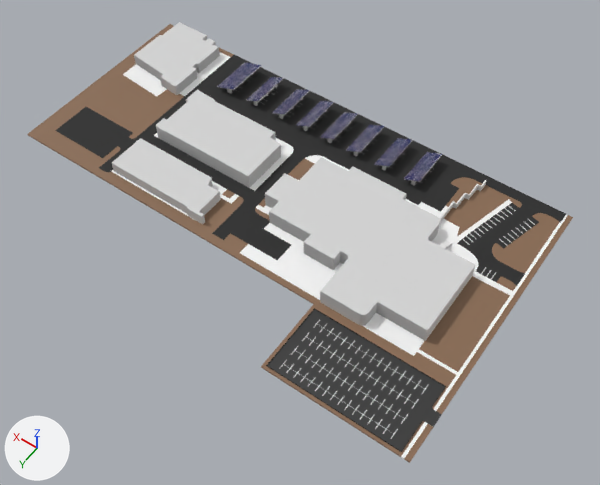
One commit to the glTF model public/models/thebuilding.glb: the scene before it, then after it.
Both versions are drawn from a camera (50 mm lens) standing at (-11.61, 15.99, 21.62) and looking at (-1.44, 1.76, -0.75). The lights are fixed; the arrows at lower left show +X, +Y and +Z. Where no turn or scale is listed for an object, it has been applied to the vertices. Vertices at the same position are counted once.

The first picture shows 'B1', 'B2', 'B3', 'B4', 'gravel', 'parking', 'sidewalk', 'solarpanel', 'wall'.
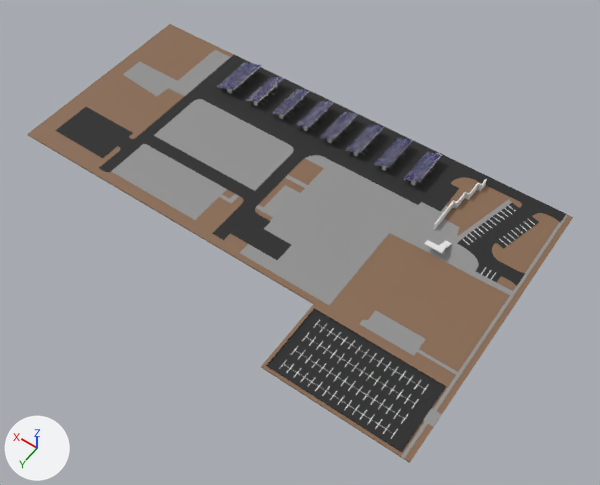
Boxes [x1, y1, x2, y2] around the edits, measured in the pictures (600 x 485 px):
'sidewalk', recoloured
    both: [111, 50, 568, 459]
'B1', deleted
    before: [265, 157, 475, 341]
'B2', deleted
    before: [156, 89, 281, 188]
'B3', deleted
    before: [112, 138, 221, 224]
'B4', deleted
    before: [134, 22, 220, 95]
'wall', moved
    before: [439, 180, 487, 223]
    after: [433, 179, 487, 230]
part 1 of me_cube_001, built on
    before: [154, 133, 331, 201]
    after: [139, 102, 331, 201]
part 2 of me_cube_001, recoloured (white to grey)
    before: [111, 52, 568, 459]
    after: [111, 50, 568, 459]
part 3 of me_cube_001, recoloured (grey to black)
    both: [267, 310, 445, 451]

The change in detail:
Material 'Material.007' (mat_material_007) changes colour from black #313131 to grey #909090; in linear values from (0.0308, 0.0308, 0.0308) to (0.281, 0.281, 0.281).
me_cube_001 is used by ob_sidewalk; location (-6.83, 0.0, 0.0).
me_cube_001 had 246 vertices, 488 faces and spanned x -1.8..15.5, y -4.0..6.7, z 0.0.
me_cube_001 now has 254 vertices, 502 faces and spans x -1.8..15.5, y -4.0..6.7, z 0.0.
Part 1, on me_cube_001:
2 vertices are removed from x 7.4..8.5, y 1.6..1.7, z 0.0.
17 faces are deleted.
5 vertices in x 7.9..8.5, y 1.7, z 0.0 move by (0.0, 0.1, 0.0).
4 vertices in x 7.4, y -1.5..-0.9, z 0.0 move by (0.1, 0.0, 0.0).
1 vertex moves from x 7.4, y 1.6, z 0.0 to x 7.5, y 1.4, z 0.0.
10 vertices are added at x 7.5..12.5, y 1.4..1.8, z 0.0.
31 new faces join them, mat_material_007 (grey #919191).
me_cube_001 part 2: 395 faces spanning x -1.8..15.5, y -4.0..6.7, z 0.0 switch from mat_material_002 (white #ffffff) to mat_material_007 (grey #919191).
me_cube_001 part 3: 14 faces spanning x -1.5..3.1, y 4.1..6.6, z 0.0 switch from mat_material_007 (black #313131) to mat_material_001 (black #252525).
Object 'B2' (ob_b2) is deleted.
Object 'B3' (ob_b3) is deleted.
Object 'B4' (ob_b4) is deleted.
Object 'B1' (ob_b1) is deleted.
Object 'wall' (ob_wall) moves from (-5.11, -1.36, 0.0) to (-5.11, -1.36, 0.05).
